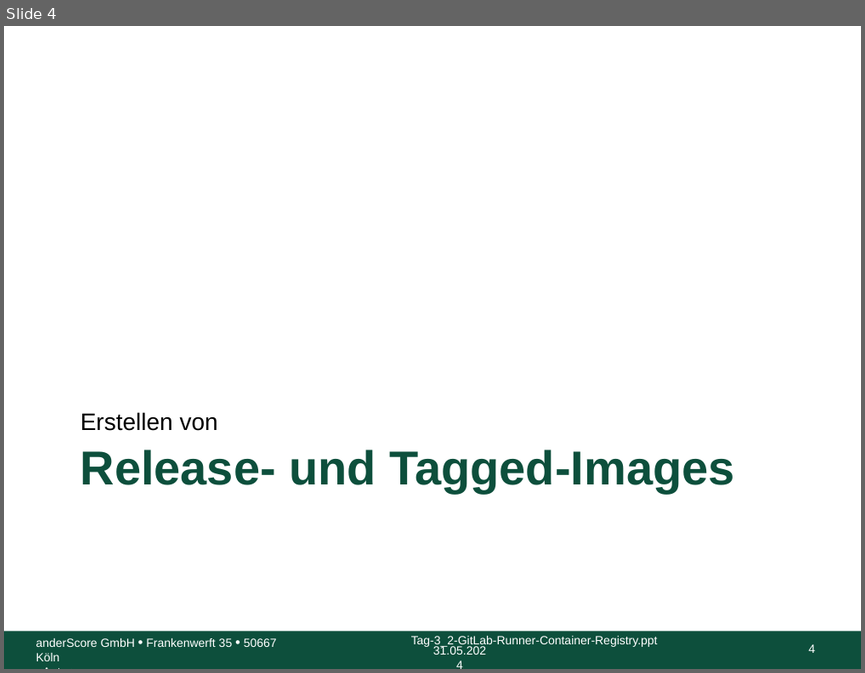
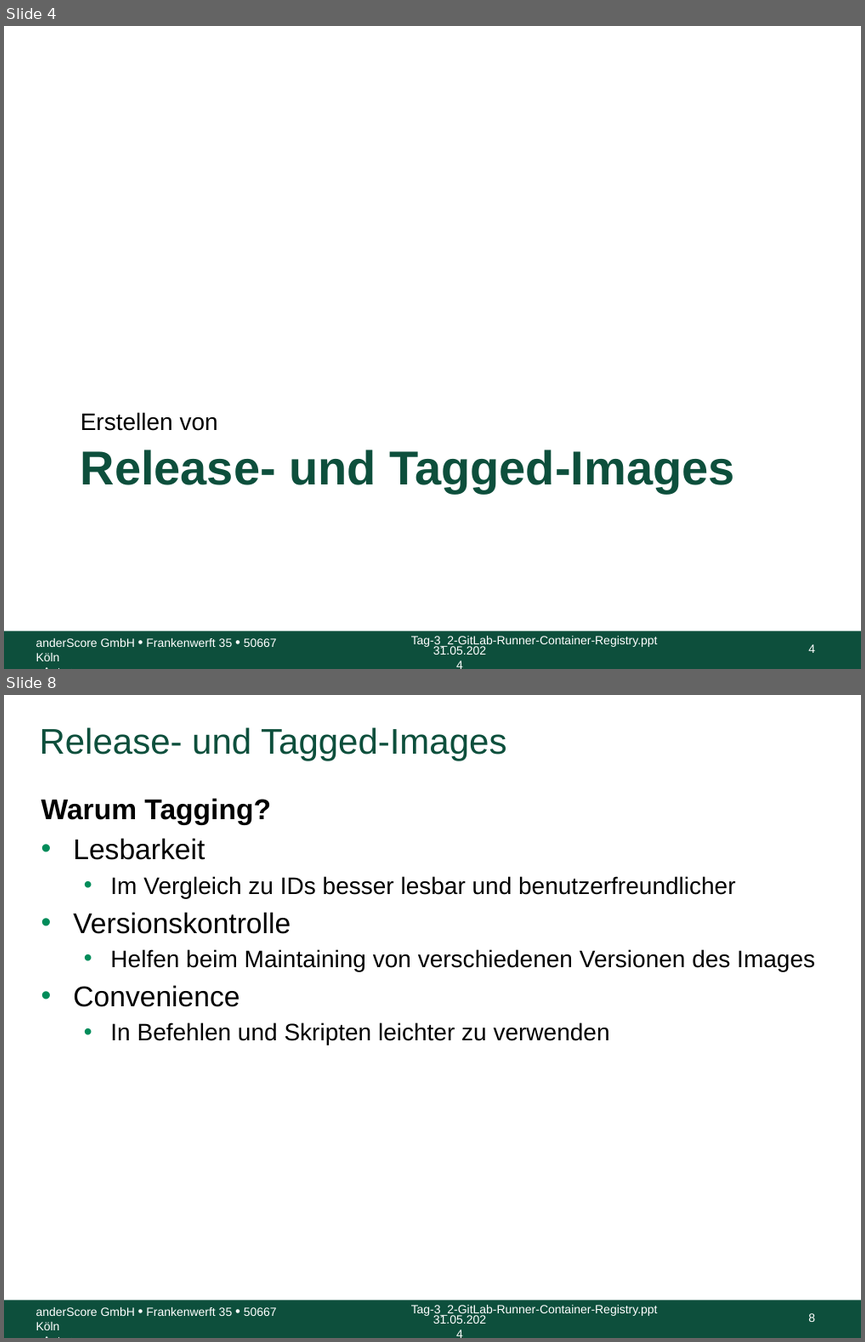
Before and after one commit to anderscore-gmbh/gitlab, a slide deck: slides/Tag-3_3-Release-und-Tagged-Images.pptx. Shown one above the other, each under a label of ours: slide 4 before the commit, slides 4 and 8 after it; the slides between them are not shown. The pictures are 865x673 and 865x1342 pixels, drawn with LibreOffice and Linux fonts; fonts in the diff are those of the drawing; background and template pictures are left out. Boxes give left, top, right and bottom in pixels: in the first picture for what was removed or moved away, otherwise in the second. Text is boxed around its words. In the diff, an @@ line names an element or a change of style, - is before the commit and + after.

Commit message:
Tag-3_3: Tagging von Docker Images abgeschlossen

```diff
--- a/slides/Tag-3_3-Release-und-Tagged-Images.pptx
+++ b/slides/Tag-3_3-Release-und-Tagged-Images.pptx
@@ slide 8 added at [4, 695, 861, 1338], background #FFFFFF; not listed: 5 template elements that a slide beside it also shows @@
@@ title added at [40, 727, 506, 760], 30 pt, text #0D4F3C @@
+Release- und Tagged-Images
@@ text added at [41, 798, 815, 1044], 20 pt, text #000000 @@
+Warum Tagging?
+• Lesbarkeit
+  • Im Vergleich zu IDs besser lesbar und benutzerfreundlicher
+• Versionskontrolle
+  • Helfen beim Maintaining von verschiedenen Versionen des Images
+• Convenience
+  • In Befehlen und Skripten leichter zu verwenden
```
Also in this commit, not shown: 8 other slides added.
